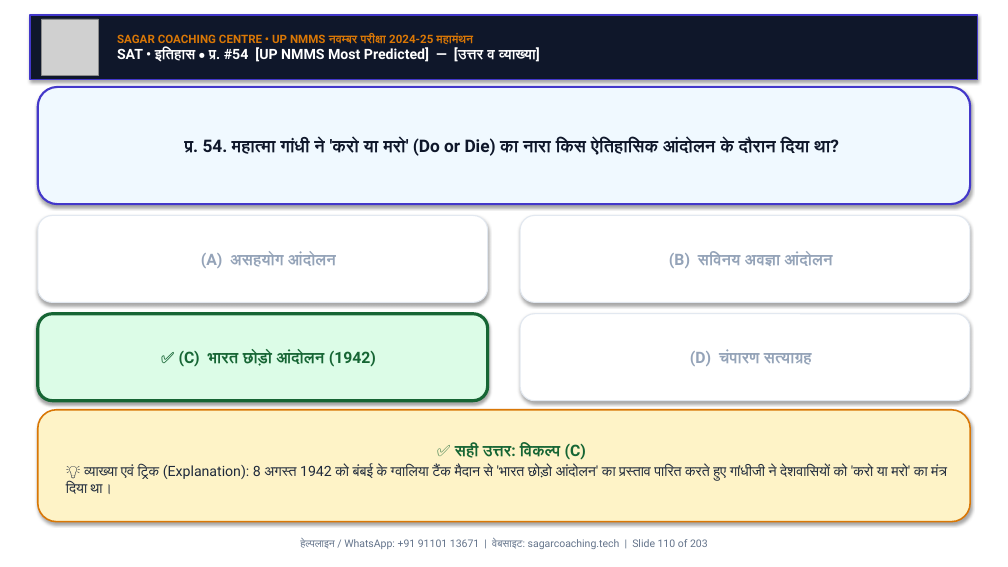
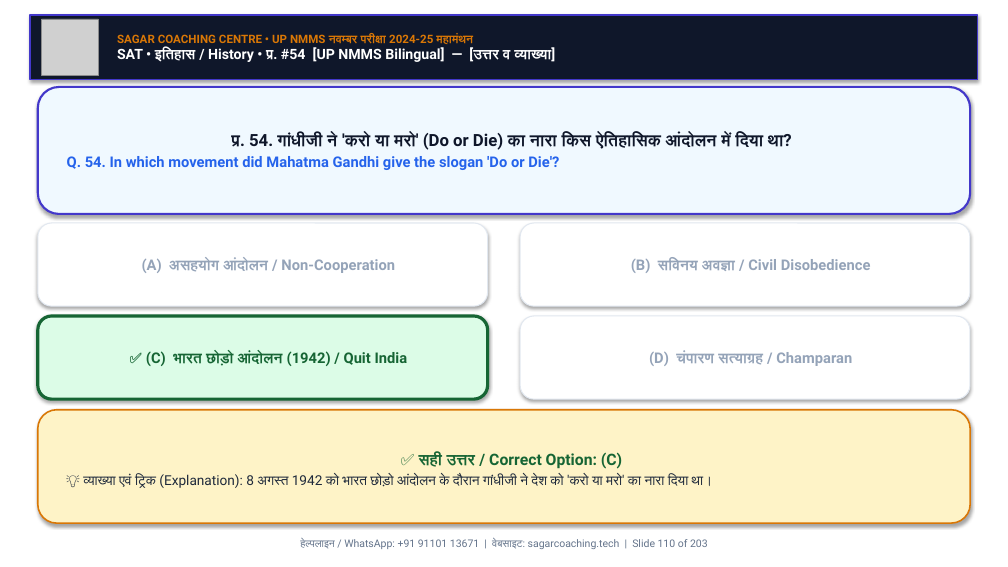
Before and after one commit to Sudhirkr85/nnms, a slide deck: slide 110 of UP_NMMS_MahaManthan_Nov_Exam_SagarSir/UP_NMMS_SAT_MahaManthan_100Q_Nov_Exam.pptx. Drawn at 1008x567 pixels with LibreOffice and Linux fonts; fonts in the diff are those of the drawing; grey boxes stand for pictures. Boxes give left, top, right and bottom in pixels: in the first picture for what was removed or moved away, otherwise in the second. Text is boxed around its words. In the diff, an @@ line names an element or a change of style, - is before the commit and + after.

Commit message:
feat: convert UP NMMS MAT & SAT MahaManthan PPTs and PDFs to bilingual (Hindi + English) format

```diff
--- a/UP_NMMS_MahaManthan_Nov_Exam_SagarSir/UP_NMMS_SAT_MahaManthan_100Q_Nov_Exam.pptx
+++ b/UP_NMMS_MahaManthan_Nov_Exam_SagarSir/UP_NMMS_SAT_MahaManthan_100Q_Nov_Exam.pptx
@@ text at <box>117,47,555,62</box>: text changed @@
-SAT • इतिहास • प्र. #54 [UP NMMS Most Predicted] — [उत्तर व व्याख्या]
+SAT • इतिहास / History • प्र. #54 [UP NMMS Bilingual] — [उत्तर व व्याख्या]
@@ rounded rectangle "प्र. 54. गांधीजी ने 'करो ...": place and size @@
-rounded rectangle "प्र. 54. गांधीजी ने 'करो ..." at <box>38,87,970,204</box>
+rounded rectangle "प्र. 54. गांधीजी ने 'करो ..." at <box>38,87,970,214</box>
@@ text in rounded rectangle at <box>67,131,792,170</box>: text changed; size 16.5 to 16 pt @@
-प्र. 54. महात्मा गांधी ने 'करो या मरो' (Do or Die) का नारा किस ऐतिहासिक आंदोलन के दौरान दिया था?
+प्र. 54. गांधीजी ने 'करो या मरो' (Do or Die) का नारा किस ऐतिहासिक आंदोलन में दिया था?
+Q. 54. In which movement did Mahatma Gandhi give the slogan 'Do or Die'?
@@ rounded rectangle "(A) असहयोग आंदोलन / Non-Cooperation": place and size @@
-rounded rectangle "(A) असहयोग आंदोलन / Non-Cooperation" at <box>38,216,488,302</box>
+rounded rectangle "(A) असहयोग आंदोलन / Non-Cooperation" at <box>38,223,488,306</box>
@@ rounded rectangle "(B) सविनय अवज्ञा / Civil ...": place and size @@
-rounded rectangle "(B) सविनय अवज्ञा / Civil ..." at <box>520,216,970,302</box>
+rounded rectangle "(B) सविनय अवज्ञा / Civil ..." at <box>520,223,970,306</box>
@@ text in rounded rectangle at <box>142,258,395,273</box>: text changed; size 15 to 14 pt @@
-(A) असहयोग आंदोलन
+(A) असहयोग आंदोलन / Non-Cooperation
@@ text in rounded rectangle at <box>631,258,871,273</box>: text changed; size 15 to 14 pt @@
-(B) सविनय अवज्ञा आंदोलन
+(B) सविनय अवज्ञा / Civil Disobedience
@@ text in rounded rectangle at <box>146,351,408,366</box>: text changed; size 15 to 14 pt @@
-✅ (C) भारत छोड़ो आंदोलन (1942)
+✅ (C) भारत छोड़ो आंदोलन (1942) / Quit India
@@ text in rounded rectangle at <box>649,351,852,366</box>: text changed; size 15 to 14 pt @@
-(D) चंपारण सत्याग्रह
+(D) चंपारण सत्याग्रह / Champaran
@@ text in rounded rectangle at <box>83,452,713,488</box>: text changed; size 13.5 to 13 pt @@
-✅ सही उत्तर: विकल्प (C)
-💡 व्याख्या एवं ट्रिक (Explanation): 8 अगस्त 1942 को बंबई के ग्वालिया टैंक मैदान से 'भारत छोड़ो आंदोलन' का प्रस्ताव पारित करते हुए गांधीजी ने देशवासियों को 'करो या मरो' का मंत्र दिया था।
+✅ सही उत्तर / Correct Option: (C)
+💡 व्याख्या एवं ट्रिक (Explanation): 8 अगस्त 1942 को भारत छोड़ो आंदोलन के दौरान गांधीजी ने देश को 'करो या मरो' का नारा दिया था।
```
Also in this commit, not shown: 200 other slides changed, 9 other files.
